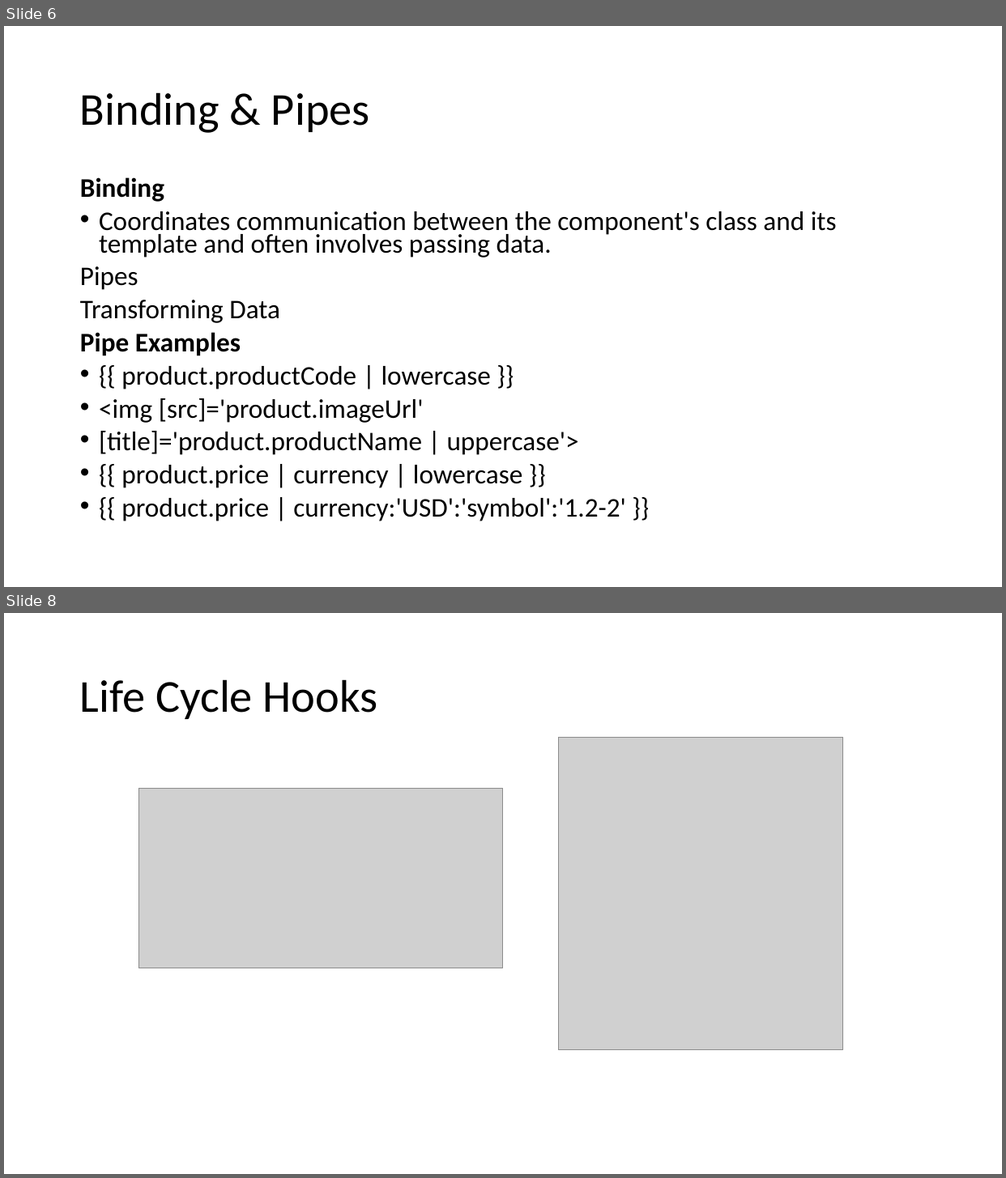
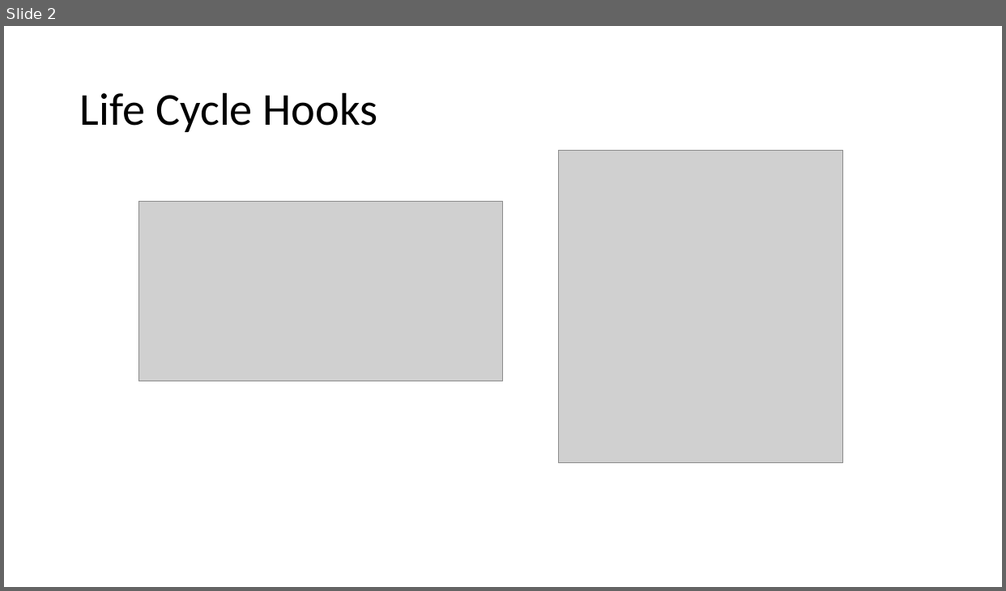
Before and after one commit to sitaramgarlapati/angularDemo, a slide deck: slides/Ang Sessions 2.pptx. Shown one above the other, each under a label of ours: slides 6 and 8 before the commit, slide 2 after it; the slides between them are not shown. The pictures are 1006x1178 and 1006x591 pixels, drawn with LibreOffice and Linux fonts; fonts in the diff are those of the drawing; grey boxes stand for pictures. Boxes give left, top, right and bottom in pixels: in the first picture for what was removed or moved away, otherwise in the second. Text is boxed around its words. In the diff, an @@ line names an element or a change of style, - is before the commit and + after.

Commit message:
few more examples

```diff
--- a/slides/Ang Sessions 2.pptx
+++ b/slides/Ang Sessions 2.pptx
@@ slide 6 removed at (4, 26, 1002, 587), background #FFFFFF @@
@@ title removed at (80, 92, 370, 133) @@
-Binding & Pipes
@@ text removed at (80, 177, 837, 522) @@
-Binding
-• Coordinates communication between the component's class and its template and often involves passing data.
-Pipes
-Transforming Data
-Pipe Examples
-• {{ product.productCode | lowercase }}
-• <img [src]='product.imageUrl'
-• [title]='product.productName | uppercase'>
-• {{ product.price | currency | lowercase }}
-• {{ product.price | currency:'USD':'symbol':'1.2-2' }}
@@ what was slide 8 is now slide 2 @@
```
Also in this commit, not shown: 5 slides changed, 10 slides added, 9 other slides removed, 17 other files.
